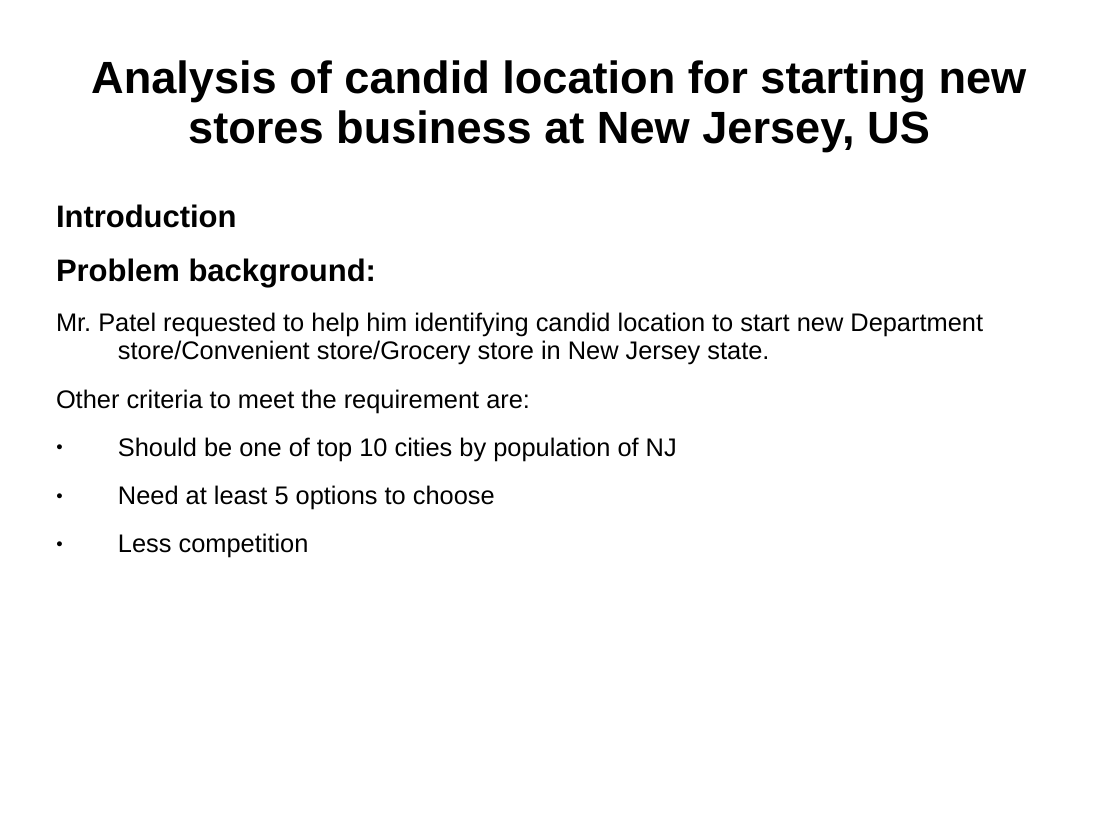
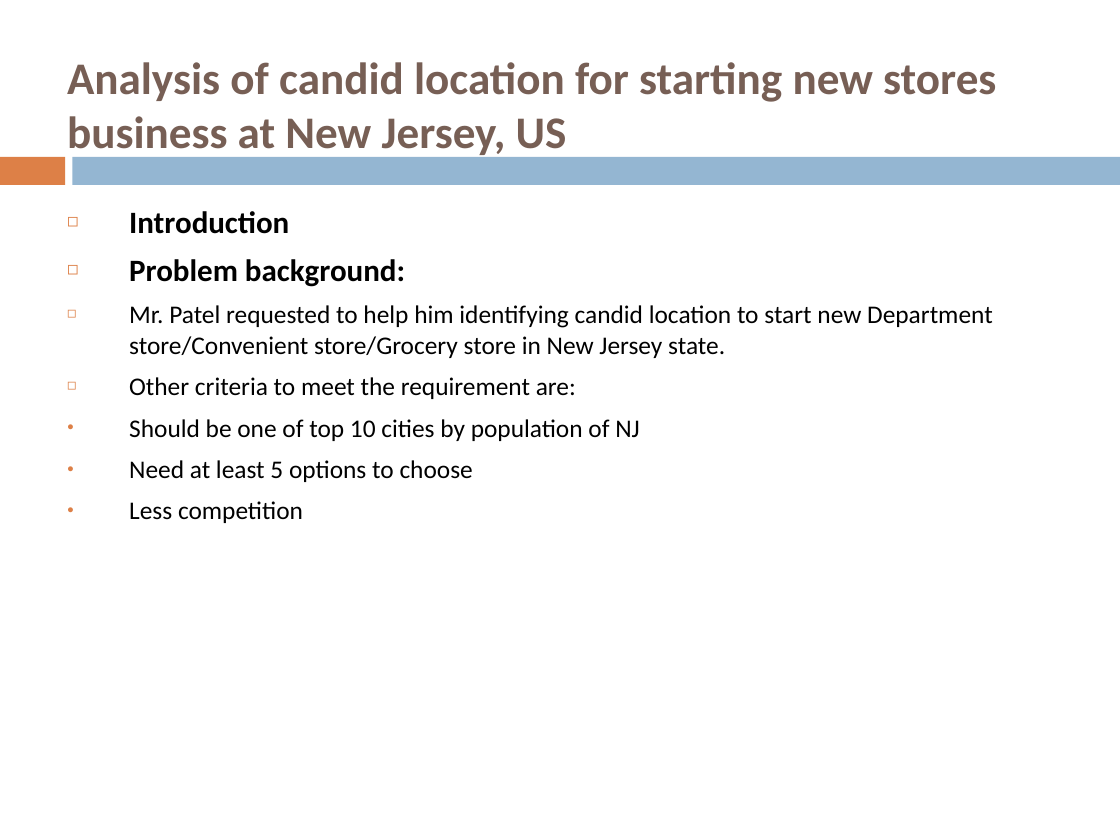
Before and after one commit to gogulapati/Coursera_Capstone, a slide deck: slide 2 of CapstoneProject_FinalPresentation.ppt. Drawn at 1120x840 pixels with LibreOffice and Linux fonts; fonts in the diff are those of the drawing. Boxes give left, top, right and bottom in pixels: in the first picture for what was removed or moved away, otherwise in the second. Text is boxed around its words. In the diff, an @@ line names an element or a change of style, - is before the commit and + after.

```diff
--- a/CapstoneProject_FinalPresentation.ppt
+++ b/CapstoneProject_FinalPresentation.ppt
@@ title "Analysis of candid location for ..." at (67, 62, 996, 160): font Arial to Calibri, text colour #000000 to #775F55; alignment centre to left; line spacing 0.93 to 1 @@
@@ rectangle added at (0, 157, 65, 185), fill #DD8047 @@
@@ rectangle added at (72, 157, 1120, 185), fill #94B6D2 @@
@@ text "Introduction" at (129, 211, 993, 523): font Arial to Calibri; bullet none to ◻; line spacing 0.93 to 1; less space between paragraphs; bullet colour #000000 to #DD8047 @@
```
Also in this commit, not shown: 9 other slides changed.
